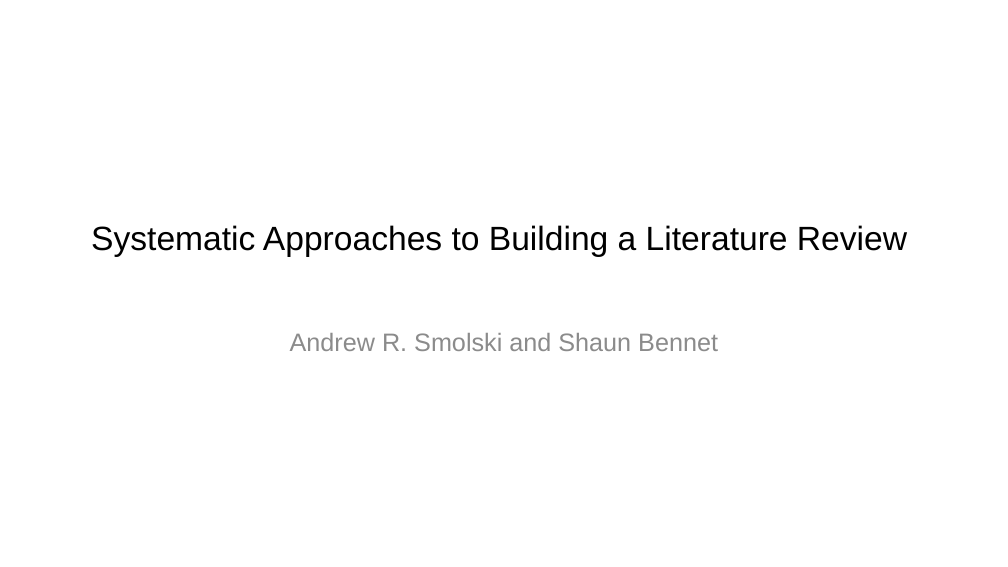
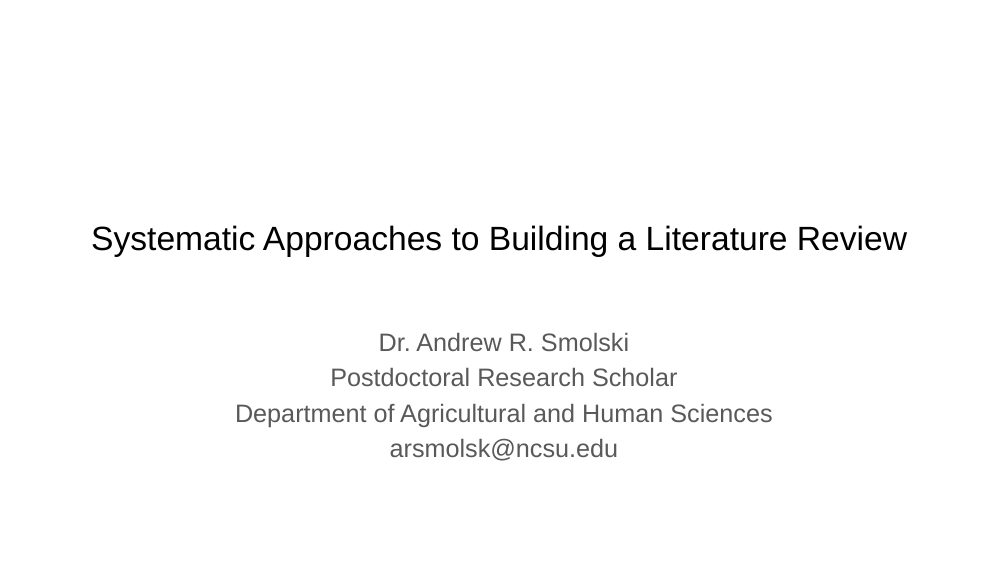
Before and after one commit to NCSU-Libraries/peer-scholars-workshops, a slide deck: slide 1 of Creating Your Literature Review - Research Strategies/ConductingLitReview.pptx. Drawn at 1008x567 pixels with LibreOffice and Linux fonts; fonts in the diff are those of the drawing; background and template pictures are left out. Boxes give left, top, right and bottom in pixels: in the first picture for what was removed or moved away, otherwise in the second. Text is boxed around its words. In the diff, an @@ line names an element or a change of style, - is before the commit and + after.

Commit message:
Files for latest workshop 2022
Files for the latest workshop done by Dr. Smolski in Fall 2022

```diff
--- a/Creating Your Literature Review - Research Strategies/ConductingLitReview.pptx
+++ b/Creating Your Literature Review - Research Strategies/ConductingLitReview.pptx
@@ subtitle at (235,332,772,461): text changed; text colour #8C8C8C to #595959 @@
-Andrew R. Smolski and Shaun Bennet
+Dr. Andrew R. Smolski
+Postdoctoral Research Scholar
+Department of Agricultural and Human Sciences
+arsmolsk@ncsu.edu
```
Also in this commit, not shown: 4 other slides changed, 7 slides added, 2 slides removed, 2 other files.
